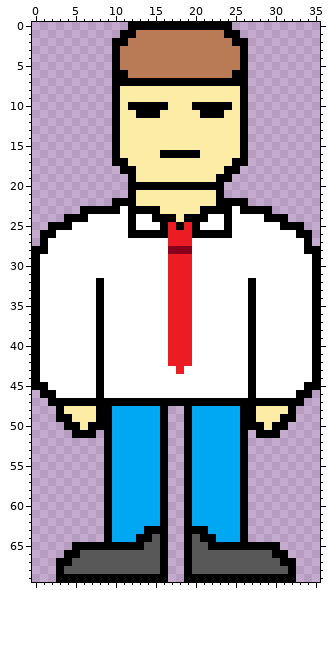
A sprite sheet gets an edit: assets/img/dwight.png. The picture above is the old version.
The file is 36x70 pixels.
Once edited:
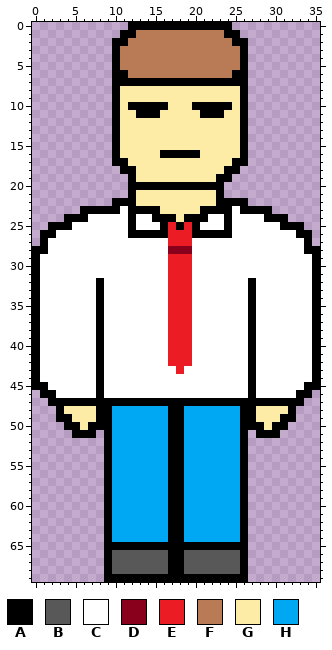
Palette (. is transparent): A #000000  B #585858  C #ffffff  D #88001b  E #ec1c24  F #b97a56  G #fdeca6  H #00a8f3
The commit says: version 0.62 ANIMATION UPDATE : new walking animation for dwight
From old to new:
Colour A now appears in rows 48 to 69 at x 17 to 18.
The author changed colour B to colour A in row 65 at x 14 to 15 and 20 to 21; in rows 66 to 68 at x 9 and 26.
The author changed colour A to colour B in rows 66 to 68 at x 16 and 19.
The author changed colour A to colour H in rows 48 to 62 at x 16 and 19; in row 63 at x 14 to 16 and 19 to 21; in row 64 at x 13 to 14, 16, 19 and 21 to 22.
The author changed colour B to colour H in row 64 at x 15 and 20.
Colour A is removed in row 65 at x 5 to 8 and 27 to 30; in row 66 at x 4 to 5 and 30 to 31; in row 67 at x 3 to 4 and 31 to 32; in row 68 at x 3 and 32; in row 69 at x 3 to 8 and 27 to 32.
Colour B is removed in row 66 at x 6 to 8 and 27 to 29; in row 67 at x 5 to 8 and 27 to 30; in row 68 at x 4 to 8 and 27 to 31.
Where, in picture pixels (left, top, right, bottom), the same in both pictures:
changed: (56, 406, 296, 582)
